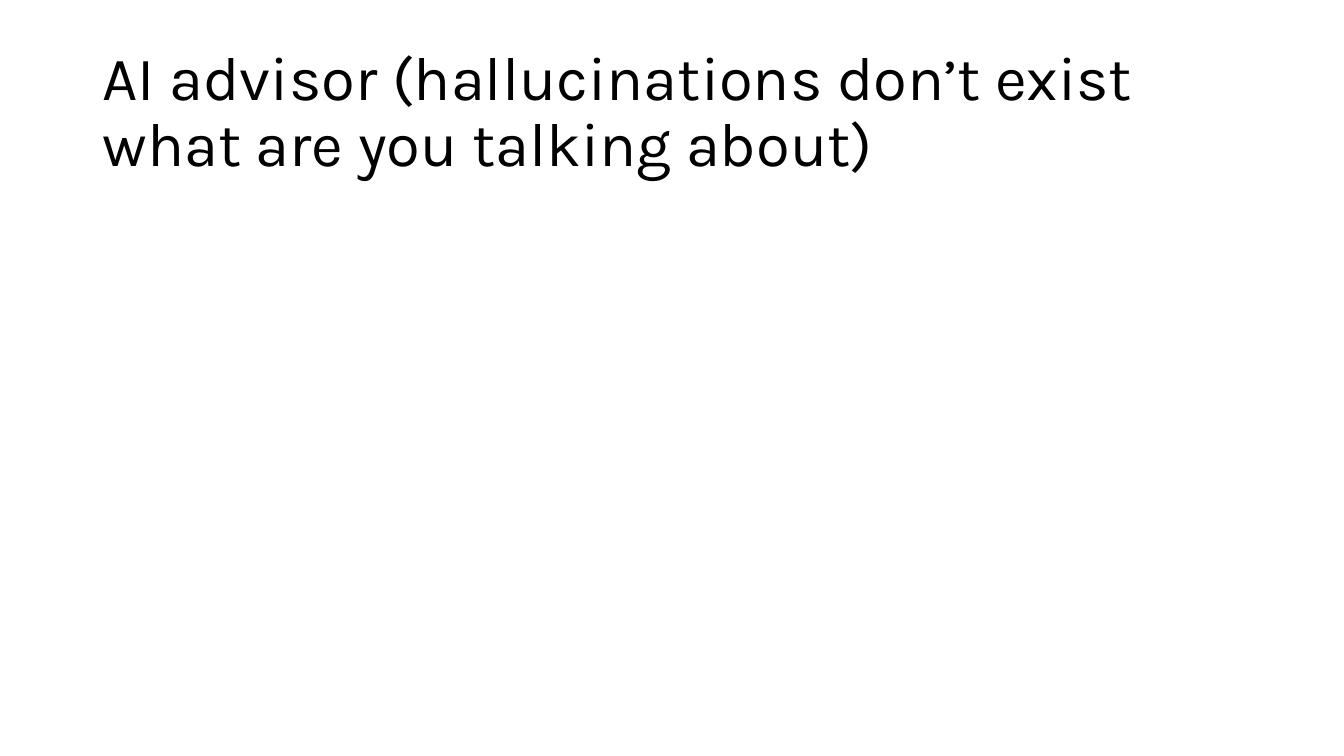
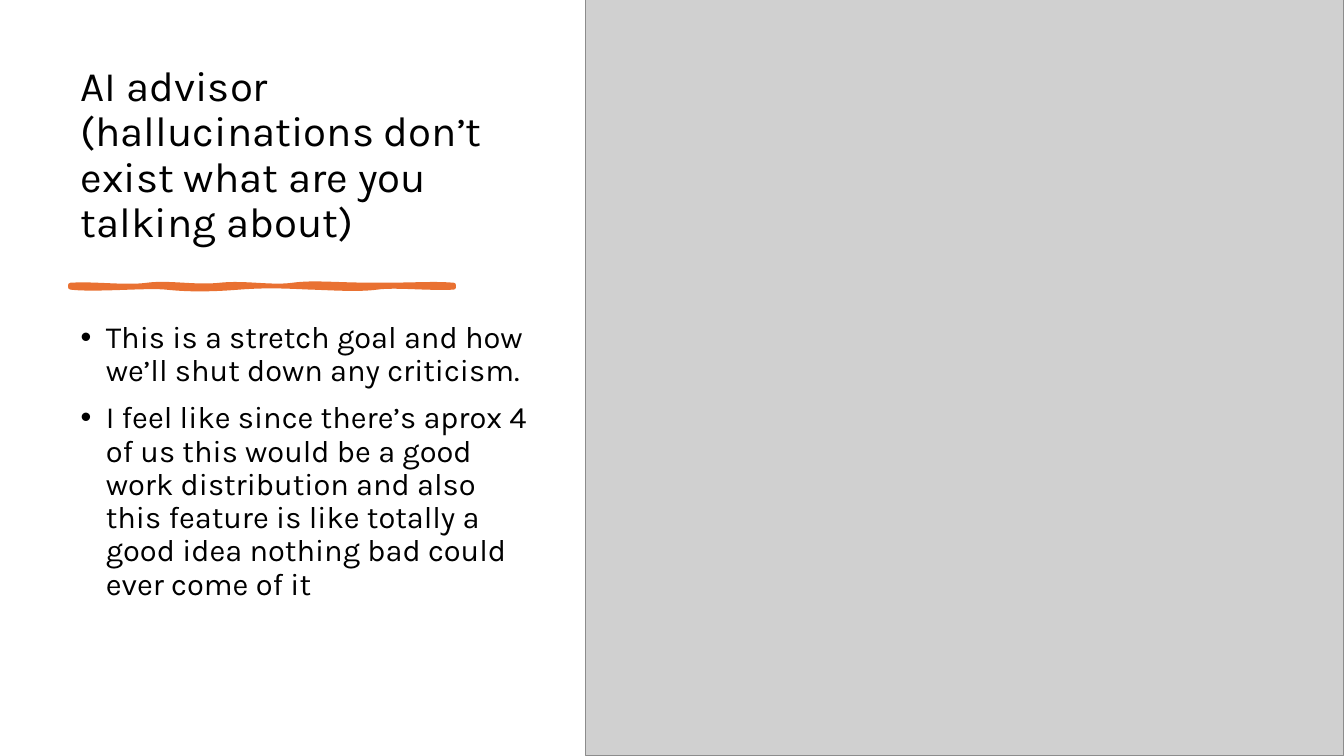
Before and after one commit to calder46/Source-Website, a slide deck: slide 8 of The art and science of developing interesting solutions.pptx (slide 5 before the commit). Drawn at 1344x756 pixels with LibreOffice and Linux fonts; fonts in the diff are those of the drawing; grey boxes stand for pictures. Boxes give left, top, right and bottom in pixels: in the first picture for what was removed or moved away, otherwise in the second. Text is boxed around its words. In the diff, an @@ line names an element or a change of style, - is before the commit and + after.

```diff
--- a/The art and science of developing interesting solutions.pptx
+++ b/The art and science of developing interesting solutions.pptx
@@ picture added at box(586, 0, 1344, 756) @@
@@ title "AI advisor (hallucinations don’t exist ...": place and size @@
-title "AI advisor (hallucinations don’t exist ..." at box(102, 55, 1132, 181)
+title "AI advisor (hallucinations don’t exist ..." at box(81, 72, 482, 248)
@@ title "AI advisor (hallucinations don’t exist ..." at box(81, 72, 482, 248): size 44 to 30 pt; vertical alignment middle to bottom @@
@@ freeform shape added at box(71, 285, 454, 287), fill #E97132, outline #E97132 3.5 pt @@
@@ text added at box(106, 327, 526, 596), 22 pt, text #000000 @@
+• This is a stretch goal and how we’ll shut down any criticism.
+• I feel like since there’s aprox 4 of us this would be a good work distribution and also this feature is like totally a good idea nothing bad could ever come of it
```
Also in this commit, not shown: 2 other slides changed, 1 slide added.
